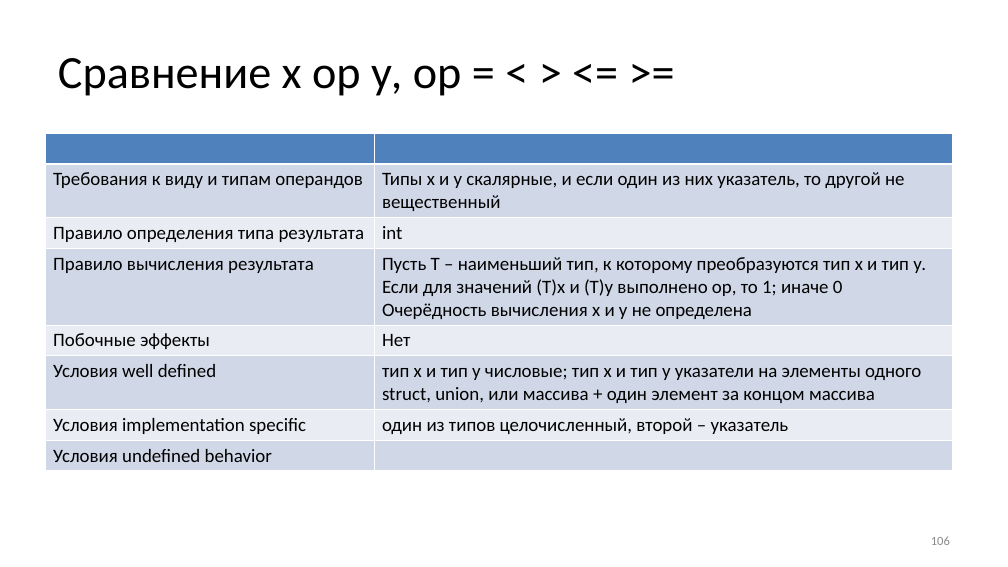
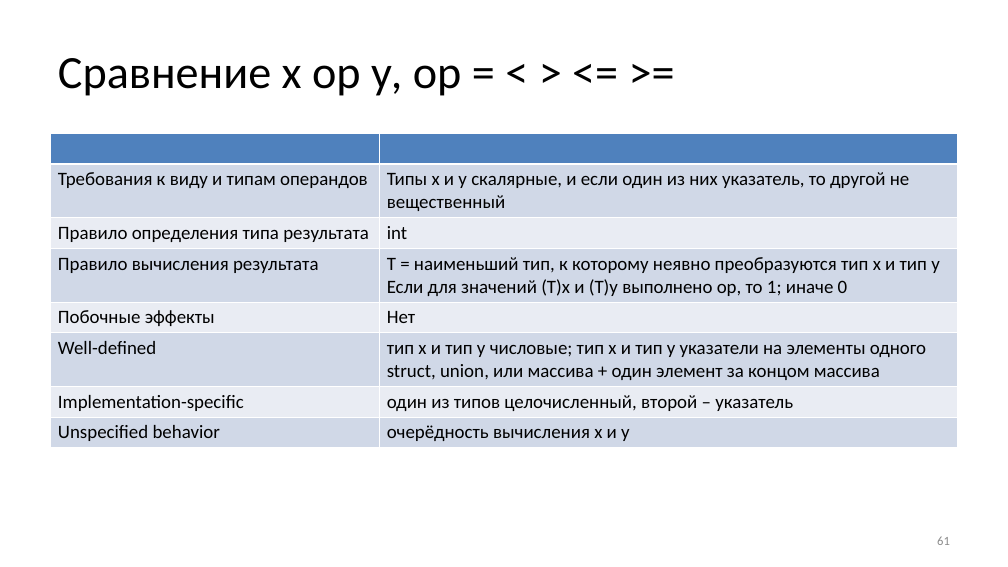
Before and after one commit to Evgueni-Petrov-aka-espetrov/Algorithms-and-Programming-in-C-pptx, a slide deck: slide 61 of 04 Выражения.pptx (slide 106 before the commit). Drawn at 1008x567 pixels with LibreOffice and Linux fonts; fonts in the diff are those of the drawing. Boxes give left, top, right and bottom in pixels: in the first picture for what was removed or moved away, otherwise in the second. Text is boxed around its words. In the diff, an @@ line names an element or a change of style, - is before the commit and + after.

Commit message:
переструктурировал, добавил unspecified behavior

```diff
--- a/04 Выражения.pptx
+++ b/04 Выражения.pptx
@@ table at (x1=51, y1=133, x2=958, y2=445) @@
-row 4, column 2: Пусть Т – наименьший тип, к которому преобразуются тип х и тип у. / Если для значений (Т)х и (Т)у выполнено ор, то 1; иначе 0 / Очерёдность вычисления х и у не определена
+row 4, column 2: Т = наименьший тип, к которому неявно преобразуются тип х и тип у / Если для значений (Т)х и (Т)у выполнено ор, то 1; иначе 0
-row 6, column 1: Условия well defined
+row 6, column 1: Well-defined
-row 7, column 1: Условия implementation specific
+row 7, column 1: Implementation-specific
-row 8, column 1: Условия undefined behavior
+row 8, column 1: Unspecified behavior
-row 8, column 2: 
+row 8, column 2: очерёдность вычисления х и у
@@ table resized from (x1=45, y1=133, x2=953, y2=468) to (x1=51, y1=133, x2=958, y2=445) @@
@@ page number at (x1=937, y1=536, x2=950, y2=545): text changed @@
-106
+61
```
Also in this commit, not shown: 27 other slides changed, 3 slides added.
